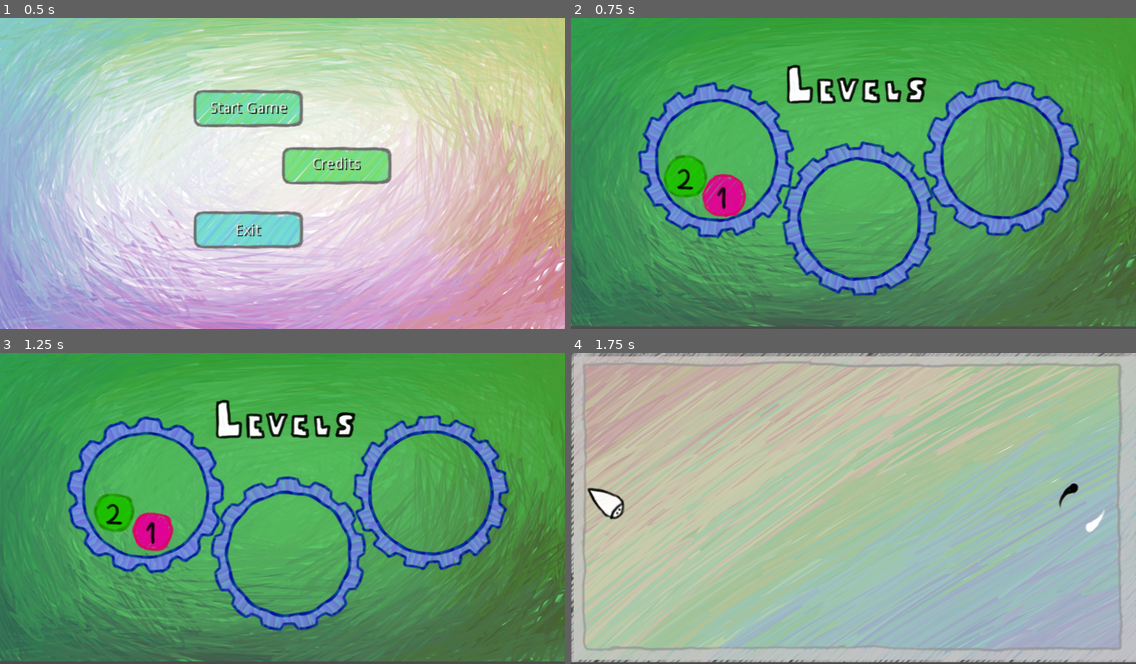
Above: before the commit, frames 1-4 (two rows, left to right).
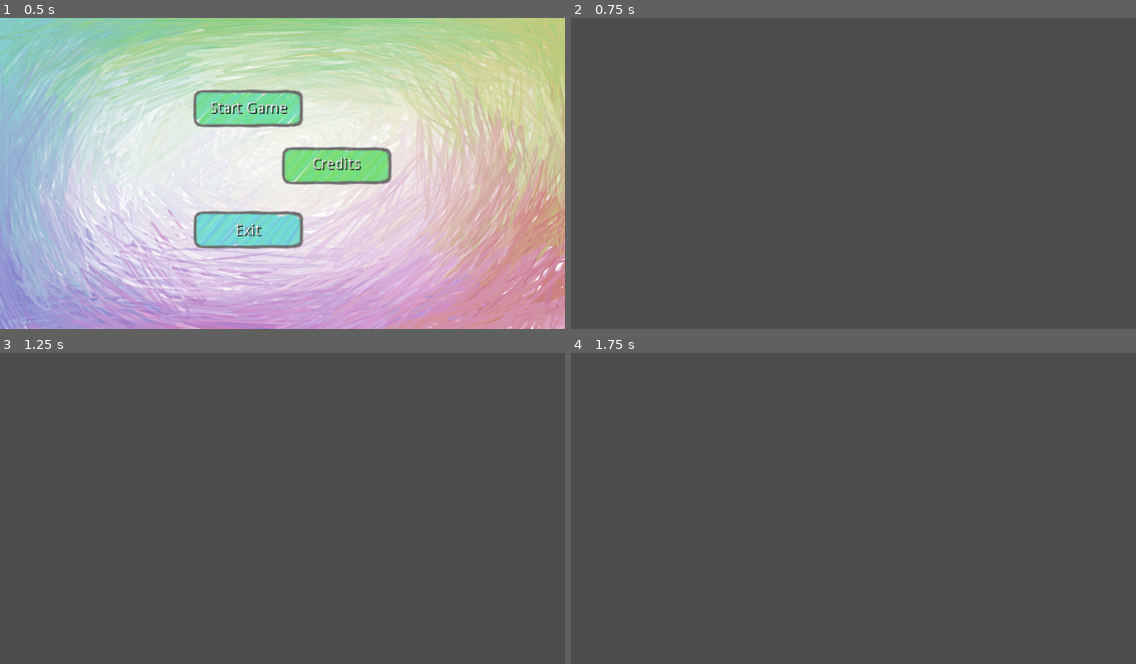
Above: after the commit, the same moments.

Repository: Dusmek/Dusmek
Game: Godot game, scene res://MainGame.tscn
The game is run twice, just before and just after one commit, with the same random seed, the same clock (stepped at 60 frames per second) and the same inputs.
Inputs (mouse positions are in pixels of both pictures, inside the frame that each line leads up to):
- Up to frame 1 (0.5 s): no input
- Up to frame 2 (0.75 s): click (819, 108) at 0.5 s
- Up to frame 3 (1.25 s): no input
- Up to frame 4 (1.75 s): click (723, 530) at 1.27 s

Frame 1 is identical in both runs. In frame 2, 98% of the frame differs, in the area x 0-100%, y 0-100%; in frame 3, 98%; in frame 4, 99%.
Error after the commit: Parse Error: Parse error: Spaces used before tabs on a line (res://GameMode.gd:199)

Commit message:
HelloMovement

Diff:
--- a/Project/GameMode.gd
+++ b/Project/GameMode.gd
@@ -29,6 +29,10 @@
 var flagMirror = false;
 var flagBase = false;
 var StopMovement = 1;
+
+var Dead = false;
+var DeadTimer = 0;
+
 
 var DisablePlayerInput = false;
 
@@ -105,6 +109,7 @@
 
 	MirrorMovement = -1.0;
 
+	Dead = false;
 	PlayerInst = PlayerScene.instance()
 	AntiPlayerInst = PlayerScene.instance()
 	add_child(PlayerInst)
@@ -189,6 +194,12 @@
 func _process(delta):
 	#Called every frame. Delta is time since last frame.
 	#Update game logic here.
+
+	if(Dead):
+	 	if DeadTimer > 0:
+				DeadTimer -= delta;
+			else:
+				_reloadLevel();
 
 	if CanNextLevel:
 		if NextLevelTimer > 0:
@@ -239,3 +250,11 @@
 			CanNextLevel = true;
 			NextLevelTimer = 0;
 	pass
+
+func SetDead():
+	if(!Dead):
+		AntiPlayerInst.find_node("Sprite").animation = "DeathMirror";
+		PlayerInst.find_node("Sprite").animation = "DeathNormal";
+		Dead = true;
+		DeadTimer = 4;
+	pass
--- a/Project/Levels/LevelMap.gd
+++ b/Project/Levels/LevelMap.gd
@@ -15,7 +15,7 @@
 	pass
 
 func CanPlay(id):
-	return get_parent().ActualLevelCompleted >= id;
+	return true;#get_parent().ActualLevelCompleted >= id;
 	pass
 
 func _on_Level1_1_pressed():
--- a/Project/Levels/LevelMap.tscn
+++ b/Project/Levels/LevelMap.tscn
@@ -108,7 +108,7 @@
 thickness = 1
 vertical = false
 
-[node name="Node2D" type="Node2D" index="0"]
+[node name="Node2D" type="Node2D"]
 
 script = ExtResource( 1 )
 _sections_unfolded = [ "Transform" ]
@@ -128,26 +128,25 @@
 [node name="F1" type="AnimatedSprite" parent="Node2D" index="1"]
 
 position = Vector2( 397.834, 395.484 )
-frames = SubResource( 2 )
-animation = "default"
-frame = 8
+frames = SubResource( 1 )
+animation = "default"
+frame = 1
 playing = true
 
 [node name="F2" type="AnimatedSprite" parent="Node2D" index="2"]
 
 position = Vector2( 790.745, 556.749 )
-frames = SubResource( 2 )
-animation = "default"
-frame = 7
+frames = SubResource( 1 )
+animation = "default"
 playing = true
 flip_h = true
 
 [node name="F3" type="AnimatedSprite" parent="Node2D" index="3"]
 
 position = Vector2( 1180.84, 388.396 )
-frames = SubResource( 2 )
-animation = "default"
-frame = 6
+frames = SubResource( 1 )
+animation = "default"
+frame = 15
 playing = true
 
 [node name="Sprite" type="Sprite" parent="Node2D" index="4"]
@@ -187,7 +186,7 @@
 position = Vector2( 45.3533, 50.9345 )
 frames = SubResource( 3 )
 animation = "default"
-frame = 18
+frame = 11
 playing = true
 _sections_unfolded = [ "Transform", "Visibility", "Z Index" ]
 
@@ -228,7 +227,7 @@
 position = Vector2( 41.2298, 43.5764 )
 frames = SubResource( 3 )
 animation = "default"
-frame = 18
+frame = 11
 playing = true
 _sections_unfolded = [ "Transform", "Visibility", "Z Index" ]
 
@@ -268,7 +267,7 @@
 position = Vector2( 41.6378, 46.4892 )
 frames = SubResource( 3 )
 animation = "default"
-frame = 17
+frame = 10
 playing = true
 _sections_unfolded = [ "Transform", "Visibility", "Z Index" ]
 
@@ -308,7 +307,7 @@
 position = Vector2( 44.7602, 48.6886 )
 frames = SubResource( 3 )
 animation = "default"
-frame = 16
+frame = 9
 playing = true
 _sections_unfolded = [ "Transform", "Visibility", "Z Index" ]
 
@@ -348,7 +347,7 @@
 position = Vector2( 40.3442, 52.2637 )
 frames = SubResource( 3 )
 animation = "default"
-frame = 16
+frame = 9
 playing = true
 _sections_unfolded = [ "Transform", "Visibility", "Z Index" ]
 
@@ -388,7 +387,7 @@
 position = Vector2( 44.98, 47.6618 )
 frames = SubResource( 3 )
 animation = "default"
-frame = 16
+frame = 9
 playing = true
 _sections_unfolded = [ "Transform", "Visibility", "Z Index" ]
 
@@ -428,7 +427,7 @@
 position = Vector2( 43.2621, 36.7382 )
 frames = SubResource( 3 )
 animation = "default"
-frame = 15
+frame = 8
 playing = true
 _sections_unfolded = [ "Transform", "Visibility", "Z Index" ]
 
@@ -468,7 +467,7 @@
 position = Vector2( 44.7901, 45.3694 )
 frames = SubResource( 3 )
 animation = "default"
-frame = 14
+frame = 7
 playing = true
 _sections_unfolded = [ "Transform", "Visibility", "Z Index" ]
 
@@ -508,7 +507,7 @@
 position = Vector2( 40.6025, 45.9431 )
 frames = SubResource( 3 )
 animation = "default"
-frame = 13
+frame = 6
 playing = true
 _sections_unfolded = [ "Transform", "Visibility", "Z Index" ]
 
@@ -548,7 +547,7 @@
 position = Vector2( 37.0787, 43.2465 )
 frames = SubResource( 3 )
 animation = "default"
-frame = 13
+frame = 6
 playing = true
 _sections_unfolded = [ "Transform", "Visibility", "Z Index" ]
 
@@ -588,7 +587,7 @@
 position = Vector2( 46.478, 44.0668 )
 frames = SubResource( 3 )
 animation = "default"
-frame = 13
+frame = 6
 playing = true
 _sections_unfolded = [ "Transform", "Visibility", "Z Index" ]
 
@@ -628,7 +627,7 @@
 position = Vector2( 40.2519, 43.0668 )
 frames = SubResource( 3 )
 animation = "default"
-frame = 13
+frame = 6
 playing = true
 _sections_unfolded = [ "Transform", "Visibility", "Z Index" ]
 
@@ -668,7 +667,7 @@
 position = Vector2( 42.8264, 45.1133 )
 frames = SubResource( 3 )
 animation = "default"
-frame = 12
+frame = 5
 playing = true
 _sections_unfolded = [ "Transform", "Visibility", "Z Index" ]
 
@@ -708,7 +707,7 @@
 position = Vector2( 44.5869, 37.0668 )
 frames = SubResource( 3 )
 animation = "default"
-frame = 11
+frame = 4
 playing = true
 _sections_unfolded = [ "Transform", "Visibility", "Z Index" ]
 
@@ -749,7 +748,7 @@
 position = Vector2( 39.5354, 35.2583 )
 frames = SubResource( 3 )
 animation = "default"
-frame = 11
+frame = 4
 playing = true
 _sections_unfolded = [ "Transform", "Visibility", "Z Index" ]
 
--- a/Project/Player.tscn
+++ b/Project/Player.tscn
@@ -226,7 +226,7 @@
 [sub_resource type="CircleShape2D" id=2]
 
 custom_solver_bias = 0.0
-radius = 9.80744
+radius = 32.0
 
 [node name="RigidBody" type="KinematicBody2D"]
 
@@ -239,23 +239,21 @@
 
 [node name="Sprite" type="AnimatedSprite" parent="." index="0"]
 
-position = Vector2( -21.4267, 3.67881 )
 frames = SubResource( 1 )
 animation = "IdleMirror"
-frame = 12
+frame = 36
 playing = true
+offset = Vector2( -40, 0 )
 _sections_unfolded = [ "Angular", "Applied Forces", "Collision", "Linear", "Pickable", "Transform" ]
 
 [node name="Collision" type="CollisionShape2D" parent="." index="1"]
 
-position = Vector2( 13.9932, 0.743794 )
-scale = Vector2( 3.10223, 3.16552 )
 shape = SubResource( 2 )
 _sections_unfolded = [ "Transform", "Z Index" ]
 
 [node name="Area2D" type="Area2D" parent="." index="2"]
 
-position = Vector2( 2.20064, -3.52102 )
+position = Vector2( -0.716965, 0.716972 )
 input_pickable = true
 space_override = 1
 gravity_vec = Vector2( 0, 1 )
@@ -266,10 +264,9 @@
 collision_mask = 8
 audio_bus_override = false
 audio_bus_name = "Master"
-_sections_unfolded = [ "Audio Bus", "Collision", "Pickable" ]
+_sections_unfolded = [ "Audio Bus", "Collision", "Pickable", "Transform" ]
 
 [node name="Collision2" type="CollisionShape2D" parent="Area2D" index="0"]
 
-position = Vector2( 11.7926, 4.99693 )
-scale = Vector2( 3.10223, 3.16552 )
 shape = SubResource( 2 )
+_sections_unfolded = [ "Transform" ]
--- a/Project/PlayerScript.gd
+++ b/Project/PlayerScript.gd
@@ -2,12 +2,15 @@
 
 # class member variables go here, for example:
 
-
-
-var Dead = false;
-var DeadTimer = 0;
-
+#movement
+var speedMax = 400;
+var speed = 0;
+var Direction;
 var InputTime = 0;
+var InputMaxTime = 0.0001;
+var AccelerationTime = 0;
+var SlowingTime = 0;
+var velocity = Vector2(0,0);
 
 var MirrorCharacter = false;
 var currentDirection = Vector2(0,0);
@@ -22,12 +25,7 @@
 
 func _process(delta):
 
-	if Dead:
-		if DeadTimer > 0:
-			DeadTimer -= delta;
-		else:
-			get_parent()._reloadLevel();
-
+	_Movement(delta);
 
 	_Overlaping();
 
@@ -43,11 +41,9 @@
 			sp.set_rotation((l*angle+(1-l)*sp.get_rotation()))
 		LastPos = get_position();
 
-	if InputTime > 0:
-		InputTime -= delta;
 
-	if( !Dead):
-		if( InputTime <= 0 ):
+	if(!get_parent().Dead):
+		if( abs(velocity.length()) <= 0 ):
 			if( MirrorCharacter ):
 				if( find_node("Sprite").animation != "IdleMirror"):
 					find_node("Sprite").animation = "IdleMirror";
@@ -58,21 +54,22 @@
 
 func _addInput(Direction, Mirror = false):
 
-	if( !Dead):
-		InputTime = 0.2;
-		var speed = 40000;
+	if( !get_parent().Dead):
+		InputTime = InputMaxTime;
+		speed = speedMax * AccelerationTime;
+		var dir = Vector2(0,0);
 		if( Mirror && MirrorCharacter):
-			currentDirection = Direction*get_parent().MirrorMovement*get_parent().StopMovement;
-			move_and_slide(Direction*speed*get_parent().MirrorMovement*get_parent().StopMovement);
+			dir =((velocity*get_parent().MirrorMovement).normalized()+Direction.normalized()).normalized();
+			velocity = (dir*speed*get_parent().StopMovement*get_parent().MirrorMovement);
 		else:
 			if MirrorCharacter:
-				currentDirection = Direction*get_parent().StopMovement;
-				move_and_slide(Direction*speed*get_parent().StopMovement);
+				dir =(velocity.normalized()+Direction.normalized()).normalized();
+				velocity = (dir*speed*get_parent().StopMovement);
 			else:
-				currentDirection = Direction;
-				move_and_slide(Direction*speed);
+				dir =(velocity.normalized()+Direction.normalized()).normalized();
+				velocity = (dir*speed);
 
-	if( !Dead):
+	if( !get_parent().Dead):
 		if( MirrorCharacter ):
 			if( find_node("Sprite").animation != "Mirror"):
 				find_node("Sprite").animation = "Mirror";
@@ -83,7 +80,6 @@
 	pass
 
 func _Generate(Mirror):
-	Dead = false;
 	MirrorCharacter = Mirror;
 	if MirrorCharacter:
 		find_node("Sprite").animation = "Mirror";
@@ -107,19 +103,33 @@
 					Reverted = true;
 					get_parent().MirrorMovement = -get_parent().MirrorMovement;
 			"kill":
-				if( MirrorCharacter ):
-					if( find_node("Sprite").animation != "DeathMirror"):
-						find_node("Sprite").animation = "DeathMirror";
-						Dead = true;
-						DeadTimer = 4;
-				else:
-					if( find_node("Sprite").animation != "DeathNormal"):
-						find_node("Sprite").animation = "DeathNormal";
-						Dead = true;
-						DeadTimer = 4;
+				get_parent().SetDead();
 
 	if( !noFlag && get_parent() != null):
 		get_parent().SetFlag(MirrorCharacter, false);
 	if( !Revert ):
 		Reverted = false;
 	pass
+
+
+
+func _Movement(var delta):
+	#timers
+	if( InputTime >= InputMaxTime ):
+		if( AccelerationTime < 1 ):
+			AccelerationTime += delta * 5;
+		else:
+			AccelerationTime = 1;
+	else:
+		AccelerationTime = 0;
+
+	if InputTime > 0:
+		InputTime -= delta;
+	else:
+		if( abs(velocity.length()) > 0):
+			velocity /= Vector2(3,3);
+			if abs(velocity.length()) > 25:
+				velocity = Vector2(0,0);
+
+	move_and_slide(velocity);
+	pass
Not shown: 3 places in Project/Levels/LevelMap.tscn that only renumber resources
